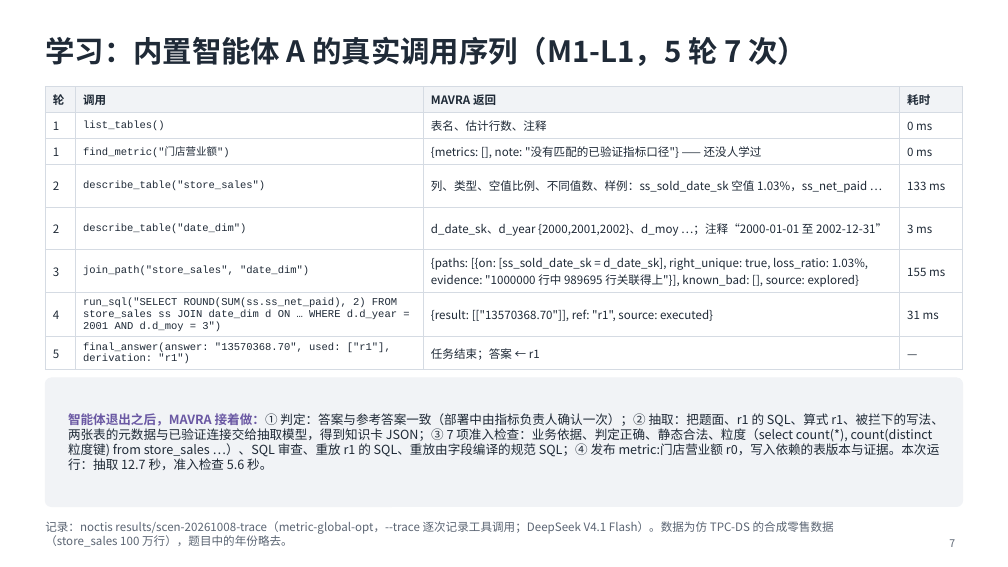
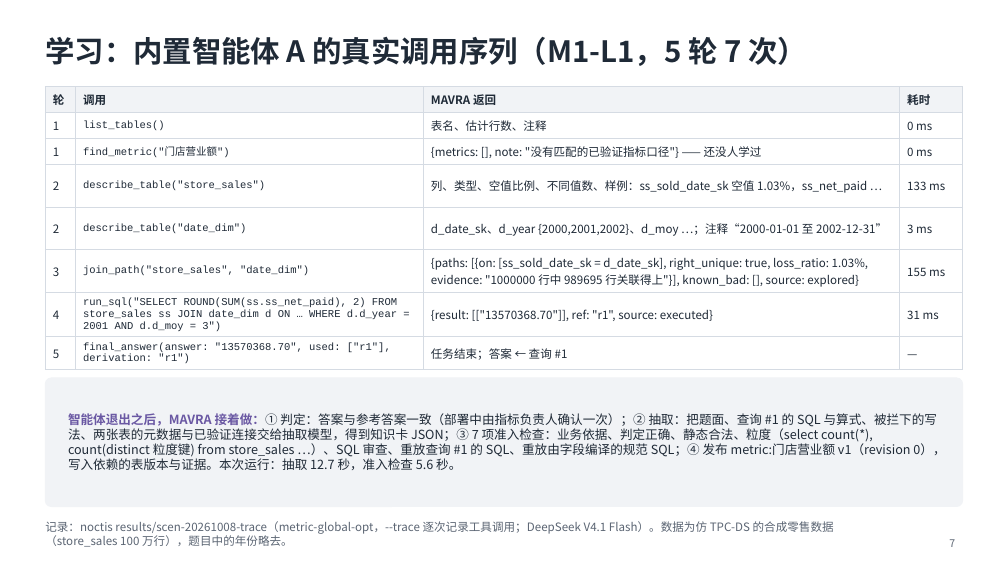
Before and after one commit to mmmttt000045/agent4db-adapter, a slide deck: slide 7 of docs/mavra-system.pptx. Drawn at 1008x567 pixels with LibreOffice and Linux fonts; fonts in the diff are those of the drawing. Boxes give left, top, right and bottom in pixels: in the first picture for what was removed or moved away, otherwise in the second. Text is boxed around its words. In the diff, an @@ line names an element or a change of style, - is before the commit and + after.

```diff
--- a/docs/mavra-system.pptx
+++ b/docs/mavra-system.pptx
@@ table at (x1=45, y1=87, x2=963, y2=367) @@
-row 8, column 3: 任务结束；答案 ← r1
+row 8, column 3: 任务结束；答案 ← 查询 #1
@@ text at (x1=68, y1=413, x2=945, y2=470): text changed @@
-智能体退出之后，MAVRA 接着做：① 判定：答案与参考答案一致（部署中由指标负责人确认一次）；② 抽取：把题面、r1 的 SQL、算式 r1、被拦下的写法、两张表的元数据与已验证连接交给抽取模型，得到知识卡 JSON；③ 7 项准入检查：业务依据、判定正确、静态合法、粒度（select count(*), count(distinct 粒度键) from store_sales …）、SQL 审查、重放 r1 的 SQL、重放由字段编译的规范 SQL；④ 发布 metric:门店营业额 r0，写入依赖的表版本与证据。本次运行：抽取 12.7 秒，准入检查 5.6 秒。
+智能体退出之后，MAVRA 接着做：① 判定：答案与参考答案一致（部署中由指标负责人确认一次）；② 抽取：把题面、查询 #1 的 SQL 与算式、被拦下的写法、两张表的元数据与已验证连接交给抽取模型，得到知识卡 JSON；③ 7 项准入检查：业务依据、判定正确、静态合法、粒度（select count(*), count(distinct 粒度键) from store_sales …）、SQL 审查、重放查询 #1 的 SQL、重放由字段编译的规范 SQL；④ 发布 metric:门店营业额 v1（revision 0），写入依赖的表版本与证据。本次运行：抽取 12.7 秒，准入检查 5.6 秒。
```
Also in this commit, not shown: 7 other slides changed, 7 other files.
